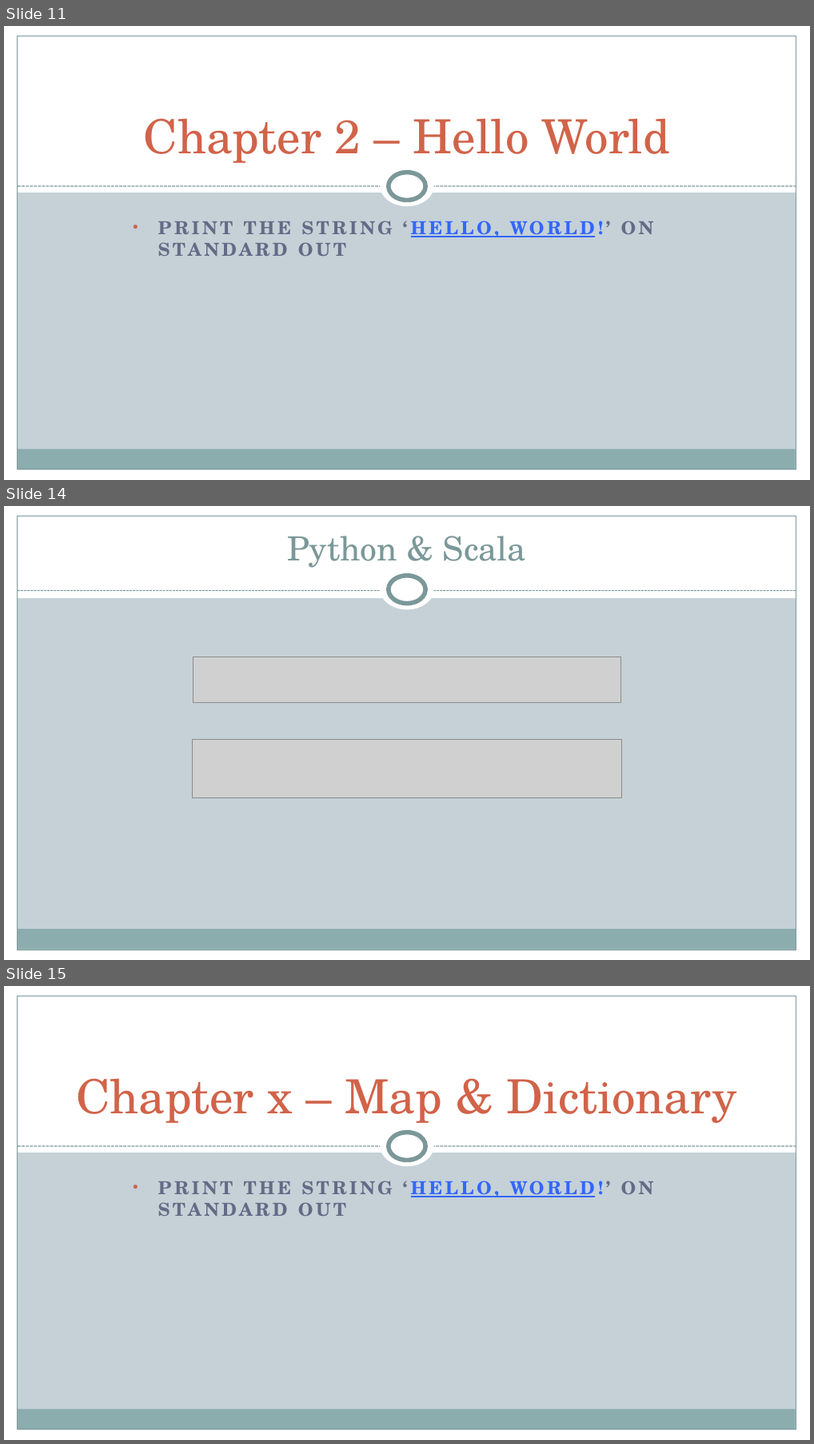
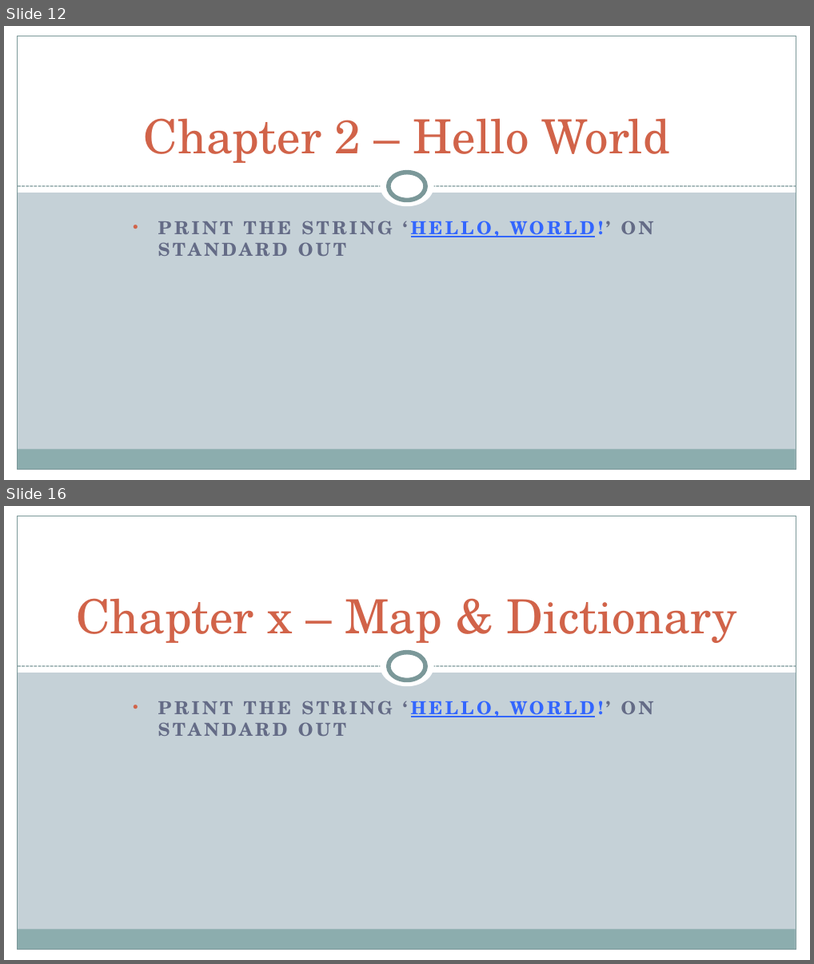
Before and after one commit to xiliax/programming-languages-compared, a slide deck: docs/programming-language-compared.pptx. Shown one above the other, each under a label of ours: slides 11, 14 and 15 before the commit, slides 12 and 16 after it; the slides between them are not shown. The pictures are 814x1444 and 814x964 pixels, drawn with LibreOffice and Linux fonts; fonts in the diff are those of the drawing; grey boxes stand for pictures. Boxes give left, top, right and bottom in pixels: in the first picture for what was removed or moved away, otherwise in the second. Text is boxed around its words. In the diff, an @@ line names an element or a change of style, - is before the commit and + after.

```diff
--- a/docs/programming-language-compared.pptx
+++ b/docs/programming-language-compared.pptx
@@ slide 14 removed at box(4, 506, 810, 960), background #C5D1D7; not listed: 4 template elements that a slide beside it also shows @@
@@ rectangle removed at box(4, 506, 810, 598) @@
@@ rectangle removed at box(18, 516, 797, 949) @@
@@ title removed at box(287, 536, 526, 568) @@
-Python & Scala
@@ ellipse removed at box(381, 569, 434, 609) @@
@@ ellipse removed at box(389, 576, 426, 603) @@
@@ line removed from (18, 591) to (797, 591) @@
@@ picture removed at box(194, 656, 622, 702) @@
@@ picture removed at box(192, 739, 622, 797) @@
@@ what was slide 11 is now slide 12 @@
@@ what was slide 15 is now slide 16 @@
```
Also in this commit, not shown: 4 slides changed, 4 slides added, 2 other slides removed, 21 other files.
